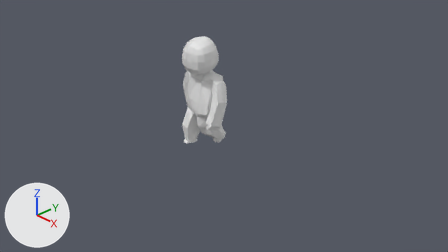
The Blender file code/models/spaceman.blend: old version first, new version second.
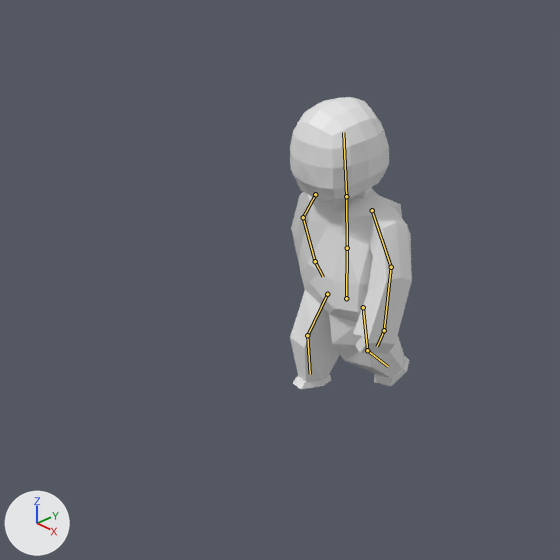
There are two pictures of each version: one from the file's camera 'Camera', one close up on the part from 17% to 63% of the width and 0% to 82% of the height. The lights are fixed; the arrows at lower left show +X, +Y and +Z. Both versions are drawn at frame 21 of the action 'Walk_Cycle.001'; the numbers are the values there. The bones that bend it are drawn over the model as lines in the close-ups.
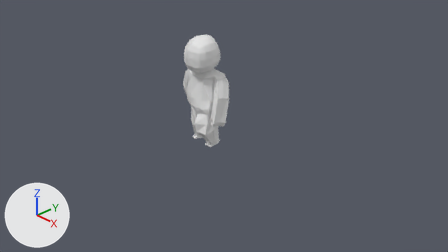
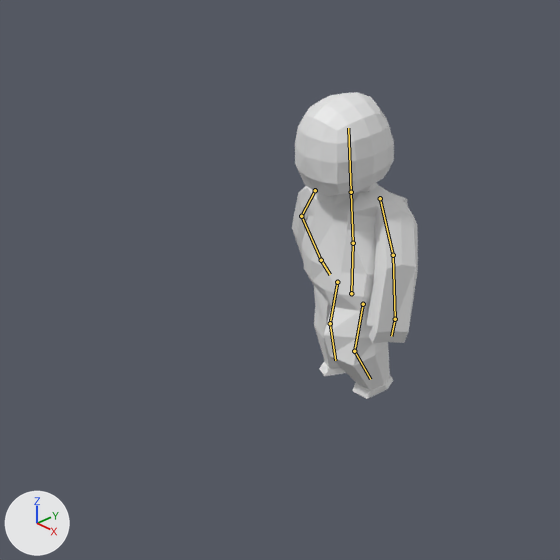
Location of each change, [x1, y1, x2, y2] in pixels of the close-ups (560 x 560 px):
'Cube', posed: before [290, 97, 412, 389]; after [292, 92, 418, 399]
bone 'Torso', root to tip: before (346, 298) to (347, 248); after (351, 293) to (353, 243)
bone 'Chest', root to tip: before (347, 248) to (346, 196); after (353, 243) to (351, 192)
bone 'Head', root to tip: before (346, 196) to (343, 132); after (351, 192) to (348, 128)
bone 'Upper_Arm_L', root to tip: before (372, 210) to (391, 267); after (380, 198) to (393, 255)
bone 'Lower_Arm_L', root to tip: before (391, 267) to (384, 330); after (393, 255) to (395, 319)
bone 'Upper_Arm_R', root to tip: before (315, 194) to (303, 217); after (315, 190) to (301, 216)
bone 'Lower_Arm_R', root to tip: before (303, 217) to (315, 261); after (301, 216) to (321, 260)
bone 'Hand_R', root to tip: before (315, 261) to (323, 276); after (321, 260) to (330, 274)
bone 'Upper_Leg_L', root to tip: before (363, 307) to (367, 350); after (363, 304) to (354, 351)
bone 'Lower_Leg_L', root to tip: before (367, 350) to (388, 366); after (354, 351) to (370, 379)
bone 'Upper_Leg_R', root to tip: before (327, 294) to (307, 335); after (337, 282) to (330, 323)
bone 'Lower_Leg_R', root to tip: before (307, 335) to (310, 374); after (330, 323) to (335, 360)

What the commit changed:
Bone 'Torso' (bone_torso) moves from (-0.003, 0.011, 0.069) to (0.015, 0.049, 0.031).
Bone 'Torso' (bone_torso) turns from (1, 0, 0) to (1, 0, -1) degrees about its own x, y and z.
Bone 'Chest' (bone_chest) moves from (0.02, 0.294, -0.142) to (0.093, 0.273, -0.129).
Bone 'Chest' (bone_chest) turns from (0, 0, 2) to (-1, 1, 0) degrees about its own x, y and z.
Bone 'Head' (bone_head) moves from (-0.052, 0.032, 0.291) to (-0.062, -0.004, 0.175).
Bone 'Head' (bone_head) turns from (5, -4, 2) to (2, -5, 0) degrees about its own x, y and z.
Bone 'Upper_Arm_L' (bone_upper_arm_l) moves from (-0.088, -0.028, -0.006) to (-0.167, -0.085, -0.027).
Bone 'Upper_Arm_L' (bone_upper_arm_l) turns from (-13, 2, -4) to (-11, 9, -16) degrees about its own x, y and z.
Bone 'Lower_Arm_L' (bone_lower_arm_l) moves from (0.074, 0.574, 0.002) to (-0.112, 0.963, -0.078).
Bone 'Lower_Arm_L' (bone_lower_arm_l) turns from (-19, -6, -10) to (-17, -1, -1) degrees about its own x, y and z.
Bone 'Upper_Arm_R' (bone_upper_arm_r) moves from (0.002, -0.032, 0.026) to (0.014, 0.01, 0.001).
Bone 'Upper_Arm_R' (bone_upper_arm_r) turns from (4, -11, 17) to (7, -11, 13) degrees about its own x, y and z.
Bone 'Lower_Arm_R' (bone_lower_arm_r) moves from (0.124, 0.641, 0.489) to (0.293, 0.276, 1.098).
Bone 'Lower_Arm_R' (bone_lower_arm_r) turns from (26, -3, 4) to (28, 1, 13) degrees about its own x, y and z.
Bone 'Hand_R' (bone_hand_r) moves from (-0.056, -0.107, 0.028) to (0.0, 0.0, 0.0).
Bone 'Hand_R' (bone_hand_r) turns from (2, 0, 1) to (0, 0, 0) degrees about its own x, y and z.
Bone 'Upper_Leg_L' (bone_upper_leg_l) moves from (0.013, 0.001, 0.022) to (0.071, -0.005, 0.025).
Bone 'Upper_Leg_L' (bone_upper_leg_l) turns from (-3, 2, 12) to (4, -2, -14) degrees about its own x, y and z.
Bone 'Lower_Leg_L' (bone_lower_leg_l) moves from (-0.051, 0.122, -0.045) to (-0.151, -0.051, 0.024).
Bone 'Lower_Leg_L' (bone_lower_leg_l) turns from (-26, -1, 4) to (-35, 13, 1) degrees about its own x, y and z.
Bone 'Upper_Leg_R' (bone_upper_leg_r) moves from (-0.061, 0.062, -0.044) to (-0.088, 0.0, -0.029).
Bone 'Upper_Leg_R' (bone_upper_leg_r) turns from (4, 0, -27) to (2, -1, 0) degrees about its own x, y and z.
Bone 'Lower_Leg_R' (bone_lower_leg_r) moves from (0.104, 0.113, 0.058) to (-0.049, 0.286, -0.043).
Bone 'Lower_Leg_R' (bone_lower_leg_r) turns from (-15, 8, 7) to (4, 13, 5) degrees about its own x, y and z.
